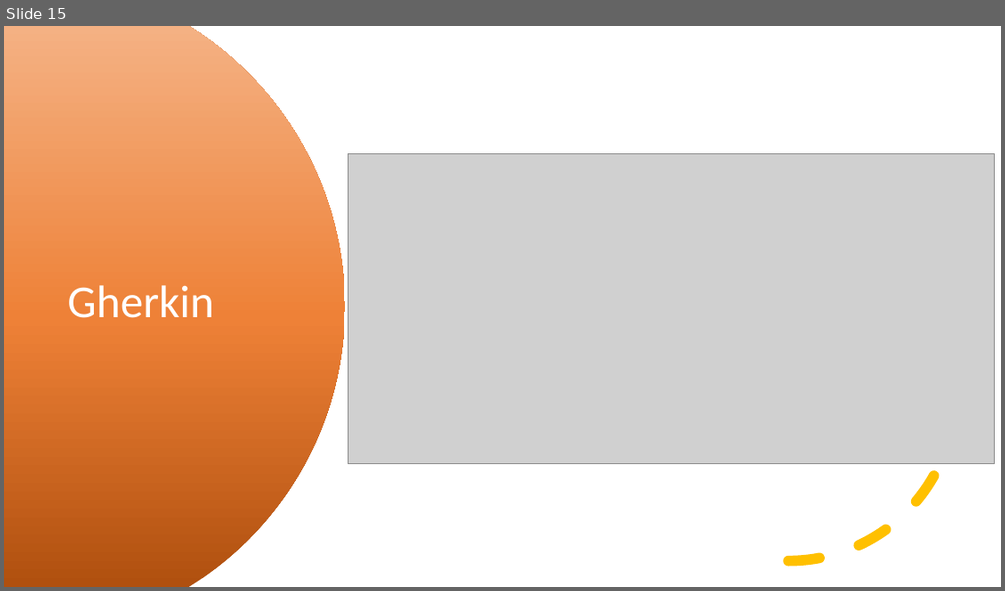
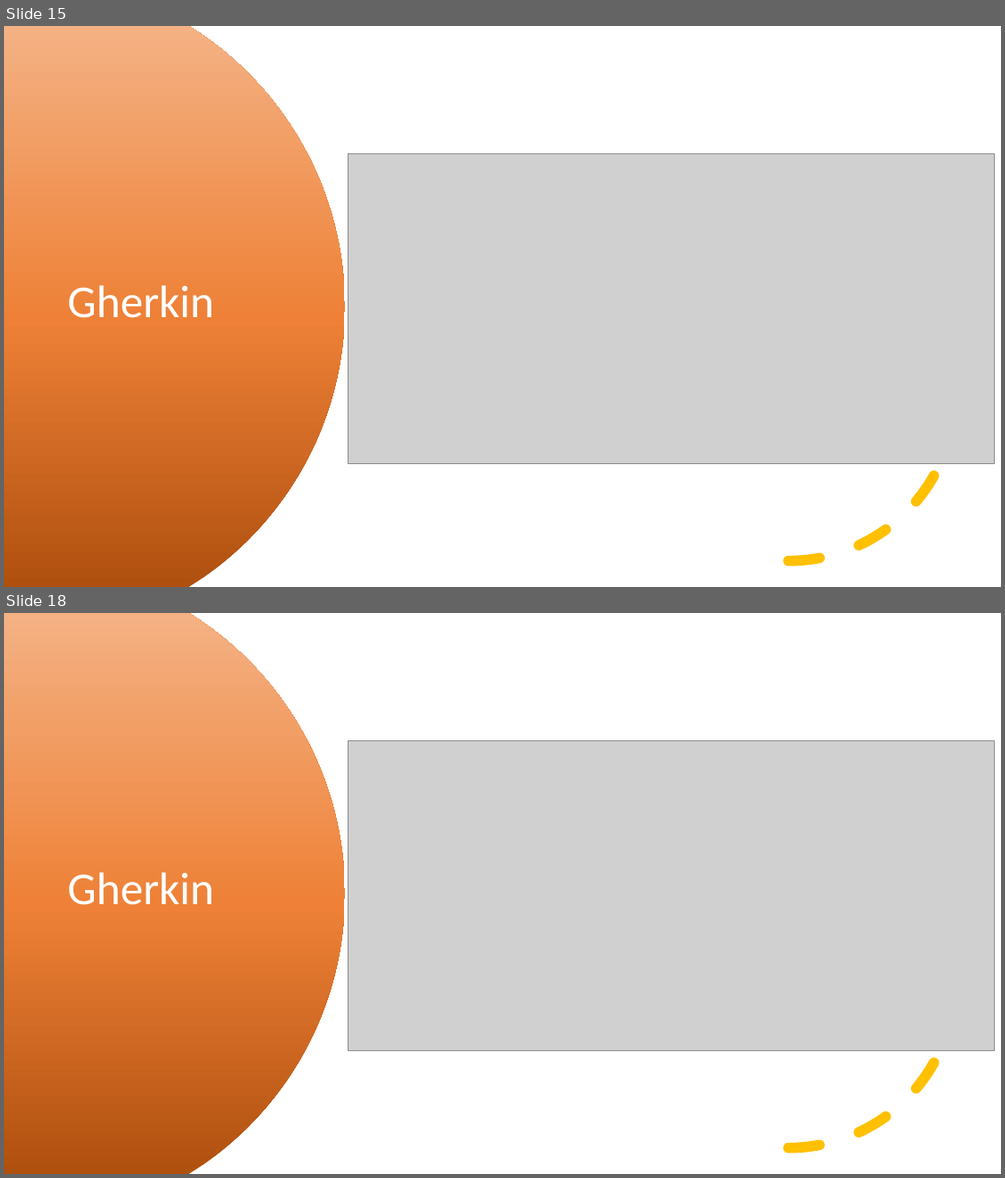
Before and after one commit to kevmoens/ThatConference2023, a slide deck: ThatConference2023.pptx. Shown one above the other, each under a label of ours: slide 15 before the commit, slides 15 and 18 after it; the slides between them are not shown. The pictures are 1005x591 and 1005x1178 pixels, drawn with LibreOffice and Linux fonts; fonts in the diff are those of the drawing; grey boxes stand for pictures; background and template pictures are left out. Boxes give left, top, right and bottom in pixels: in the first picture for what was removed or moved away, otherwise in the second. Text is boxed around its words. In the diff, an @@ line names an element or a change of style, - is before the commit and + after.

Commit message:
update powerpoint

```diff
--- a/ThatConference2023.pptx
+++ b/ThatConference2023.pptx
@@ slide 18 added at <box>4,613,1001,1174</box>, background #FFFFFF @@
@@ freeform shape added at <box>4,613,345,1174</box>, fill gradient #B0500F to #EE8137 to #F4B183 @@
@@ picture added at <box>348,740,995,1051</box> @@
@@ arc (boxed as its full ellipse) added at <box>622,814,956,1149</box>, outline #FFC000 10 pt dashed @@
@@ title added at <box>67,872,214,905</box>, 44 pt, text #FFFFFF @@
+Gherkin
```
Also in this commit, not shown: 4 other slides added.
